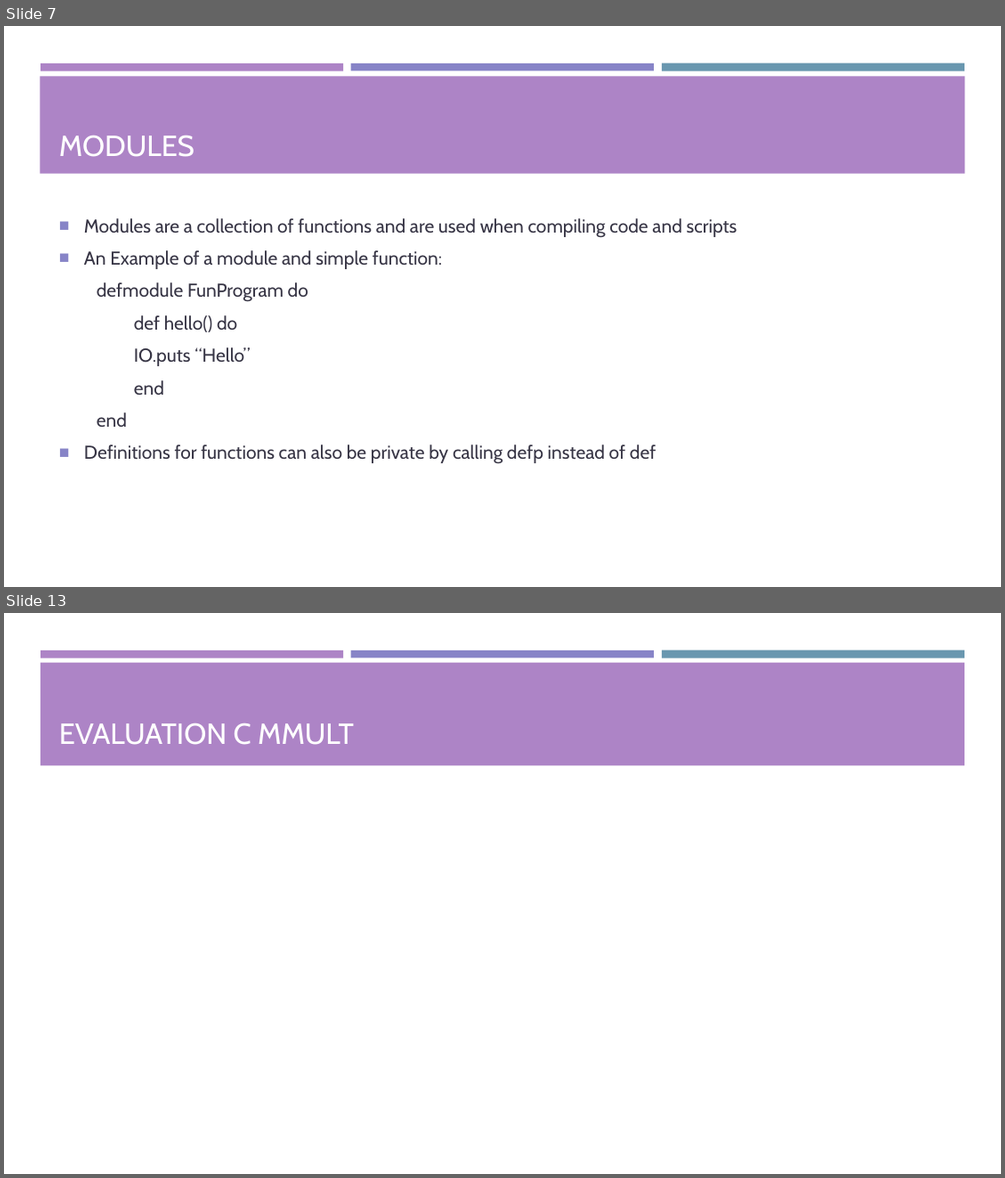
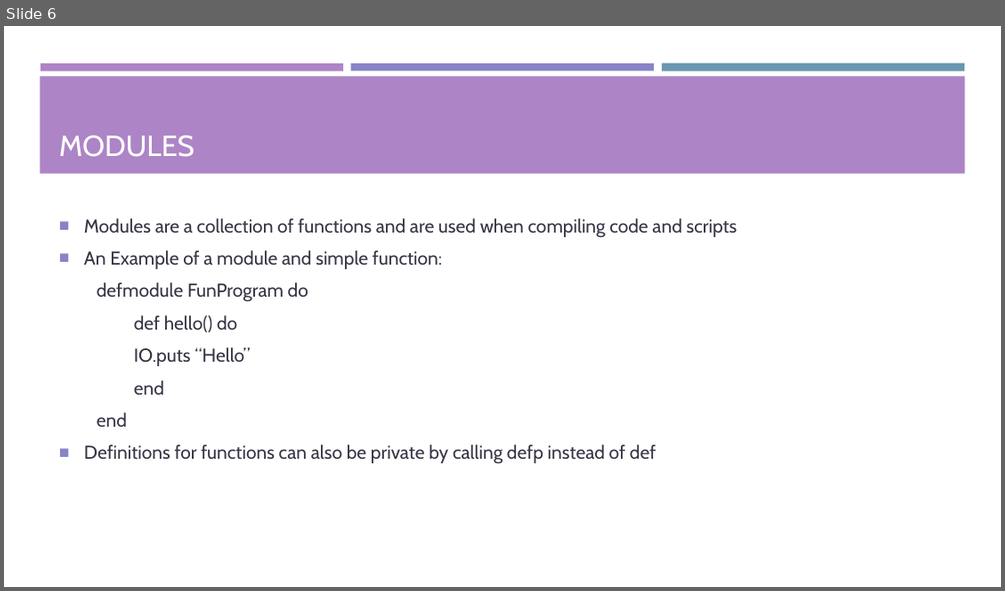
Before and after one commit to Tyl13/CS1645-Project, a slide deck: Presentation.pptx. Shown one above the other, each under a label of ours: slides 7 and 13 before the commit, slide 6 after it; the slides between them are not shown. The pictures are 1005x1178 and 1005x591 pixels, drawn with LibreOffice and Linux fonts; fonts in the diff are those of the drawing. Boxes give left, top, right and bottom in pixels: in the first picture for what was removed or moved away, otherwise in the second. Text is boxed around its words. In the diff, an @@ line names an element or a change of style, - is before the commit and + after.

```diff
--- a/Presentation.pptx
+++ b/Presentation.pptx
@@ slide 13 removed at [4,613,1001,1174], background #FFFFFF; not listed: 3 template elements that a slide beside it also shows @@
@@ rectangle removed at [40,662,965,765] @@
@@ title removed at [59,723,354,745] @@
-EVALUATION C MMULT
@@ what was slide 7 is now slide 6 @@
```
Also in this commit, not shown: 2 slides changed, 1 slide added, 11 other slides removed.
